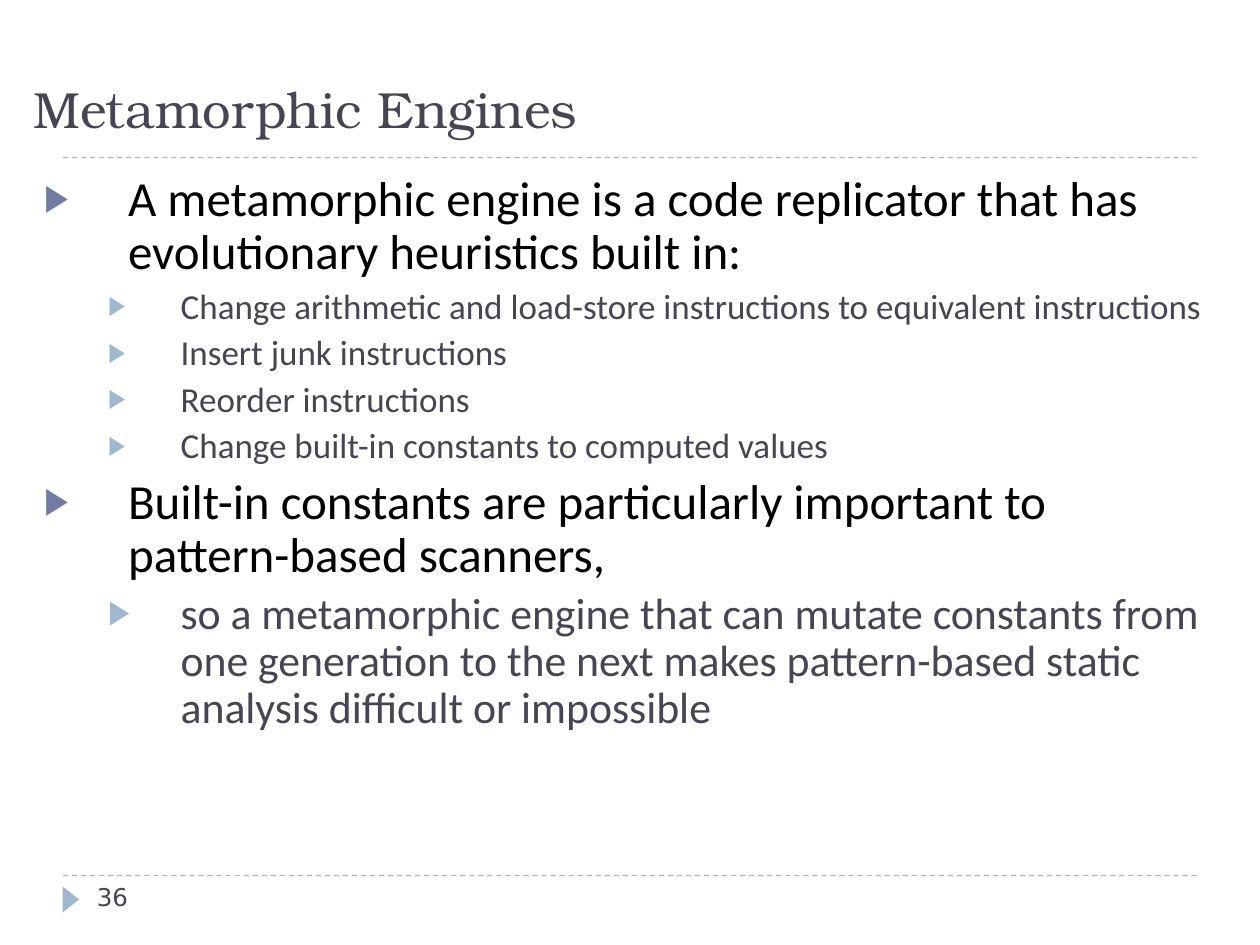
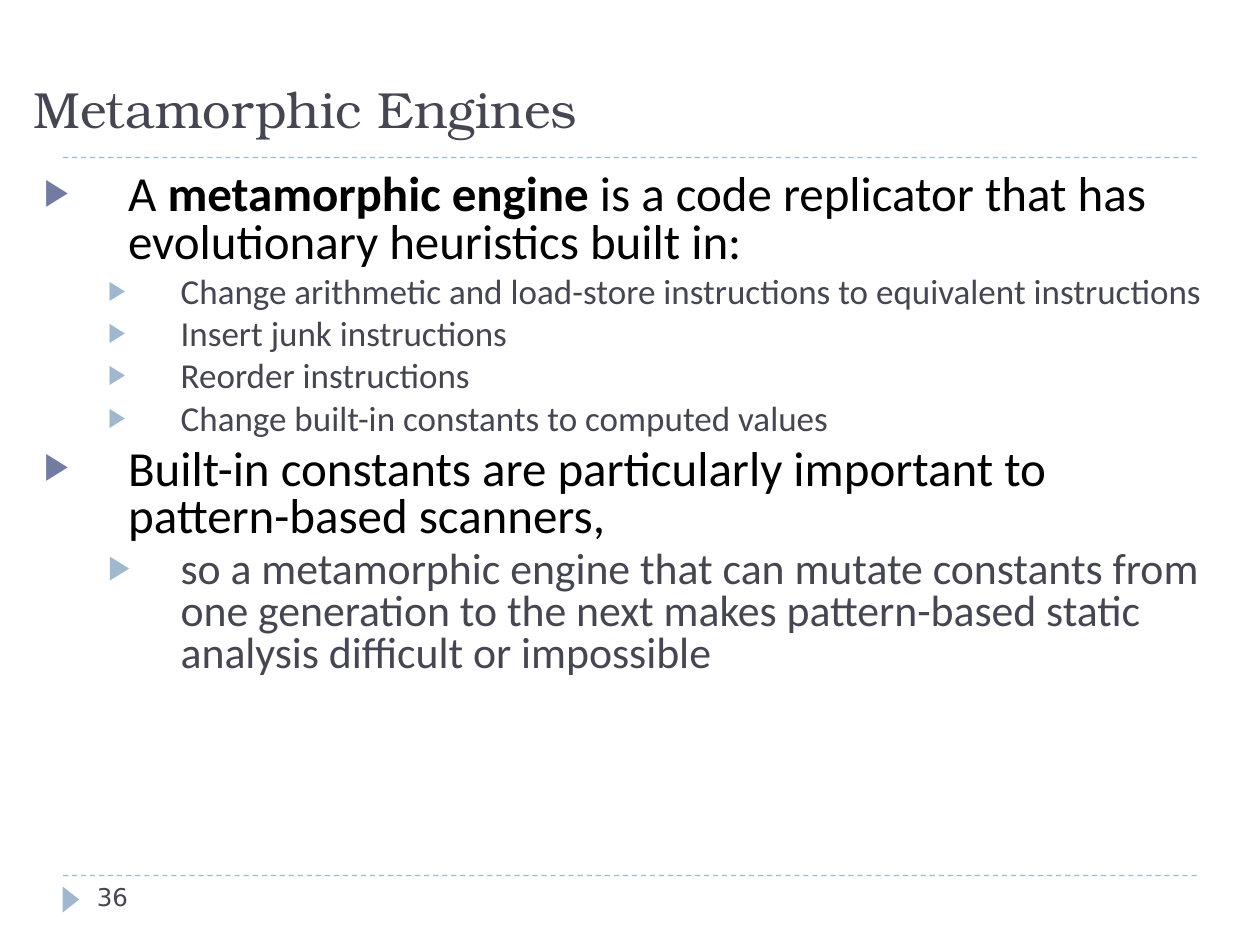
Before and after one commit to harrisonwl/harrisonwl.github.io, a slide deck: slide 36 of assets/courses/malware/spring2017/slides/FinalWeeks/PolyMetamorphic.ppt. Drawn at 1260x945 pixels with LibreOffice and Linux fonts; fonts in the diff are those of the drawing. Boxes give left, top, right and bottom in pixels: in the first picture for what was removed or moved away, otherwise in the second. Text is boxed around its words. In the diff, an @@ line names an element or a change of style, - is before the commit and + after.

```diff
--- a/assets/courses/malware/spring2017/slides/FinalWeeks/PolyMetamorphic.ppt
+++ b/assets/courses/malware/spring2017/slides/FinalWeeks/PolyMetamorphic.ppt
@@ text "A metamorphic engine is a ..." at [128, 176, 1201, 675]: bold on in "metamorphic engine"; line spacing 0.9 to 0.8 @@
```
Also in this commit, not shown: 32 other slides changed, 6 other files.
